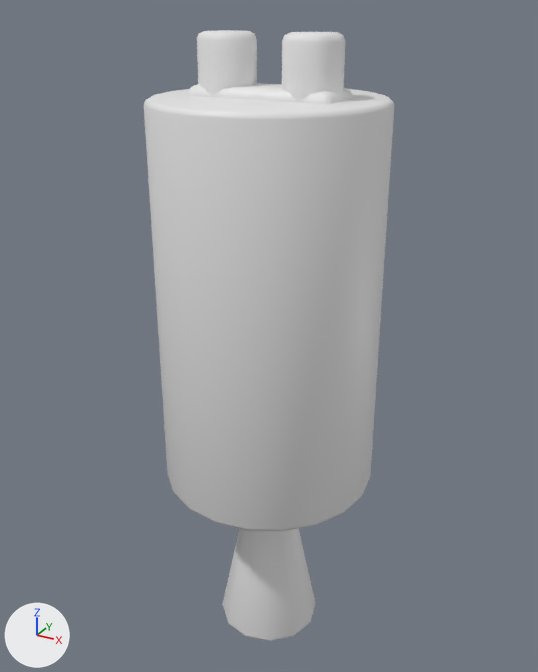
A saved change to the glTF model assets/models/soviet/SM_SV20_Geophone.glb.
One viewpoint serves both versions: a camera (50 mm lens) standing at (0.0937, -0.1704, 0.1851) and looking at (-0.0018, 0.0032, 0.0983). The axes (+X, +Y, +Z) are drawn at lower left. The lights are the same throughout. The first picture is the older version. Where no turn or scale is listed for an object, it has been applied to the vertices.

The first picture shows 'Cable_Clamps_Top', 'SM_SV20_Geophone'.
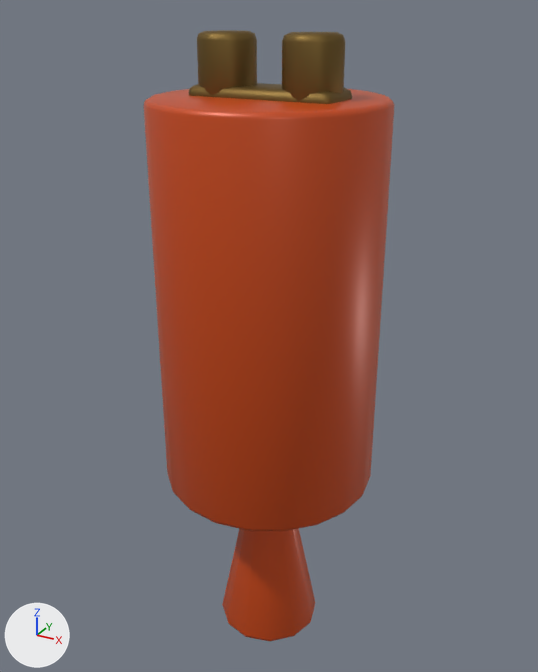
Boxes [x1, y1, x2, y2] around the edits, measured in the pictures (538 x 672 px):
```json
{"object": "SM_SV20_Geophone", "change": "recoloured", "before": [144, 89, 394, 641], "after": [144, 89, 394, 641], "on screen": "white to orange"}
{"object": "Cable_Clamps_Top", "change": "recoloured, surface changed", "before": [189, 30, 352, 104], "after": [189, 30, 352, 104], "on screen": "white to brown"}
```

The change, as JSON lines over the scene's bpy script:
```json
{"op": "set", "path": "mat_m_signal_orange.base_color", "old": "(0.8, 0.8, 0.8)", "new": "(0.586, 0.0677, 0.00552)", "note": "white #e7e7e7 -> orange #c94a11"}
{"op": "set", "path": "mat_m_brass_soot.base_color", "old": "(0.8, 0.8, 0.8)", "new": "(0.198, 0.125, 0.0356)", "note": "white #e7e7e7 -> brown #7b6335"}
{"op": "set", "path": "mat_m_brass_soot.metallic", "old": "0.0", "new": "0.92"}
```
